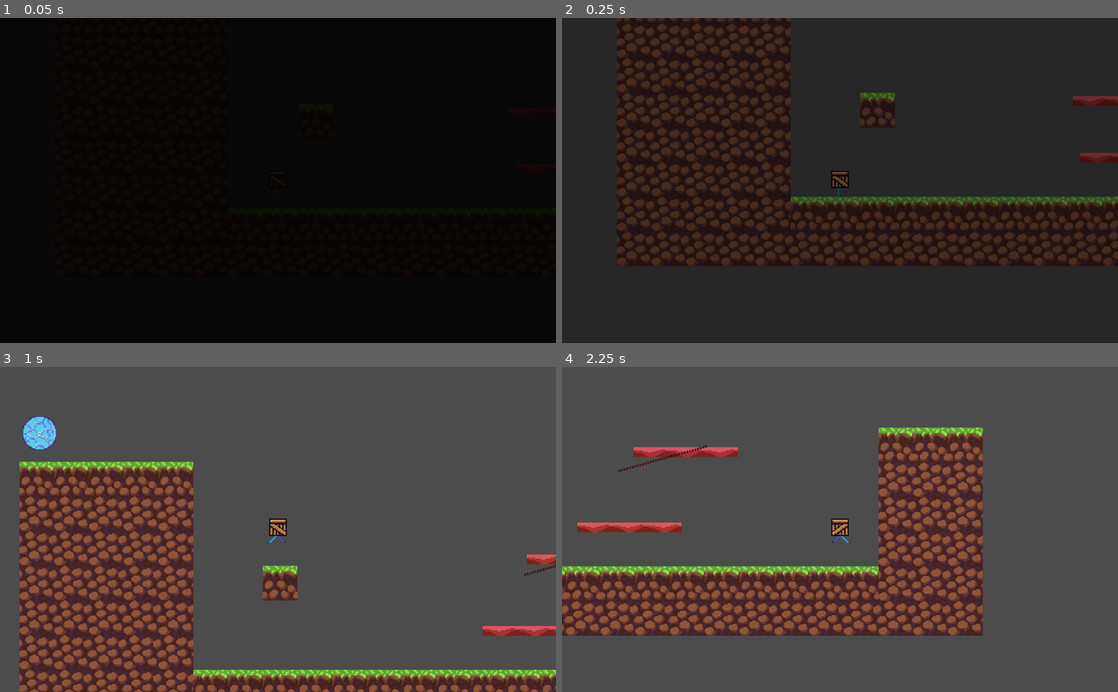
Above: before the commit, frames 1-4 (two rows, left to right).
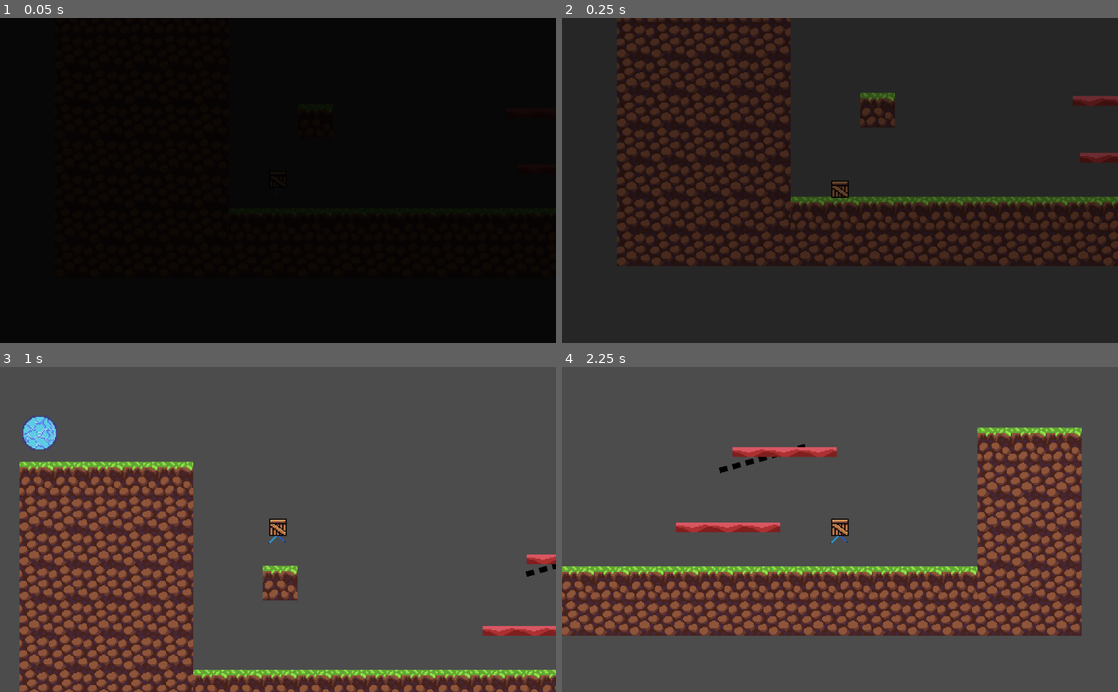
Above: after the commit, the same moments.

Repository: SuddenlyNothing/Escape
Game: Godot game, scene res://GameScenes/TestScene.tscn
Two runs of this game, one before a commit and one after it. Both use one fixed random seed, a clock stepped at 60 frames per second and the inputs below.
Inputs:
- Up to frame 1 (0.05 s): no input
- Up to frame 2 (0.25 s): no input
- Up to frame 3 (1 s): hold D (move_right) from 0.53 s (still down); hold Space (jump) from 0.53 s (still down)
- Up to frame 4 (2.25 s): release Space (jump) at 1.28 s; tap Space (jump) at 1.35, 1.52, 1.82 s; release D (move_right) at 2.03 s; hold A (move_left) from 2.03 s (still down); hold Space (jump) from 2.03 s (still down)

Frame 1 is identical in both runs. In frame 2, 0.2% of the frame differs, in the area x 48-52%, y 47-56%; in frame 3, less than 0.1%; in frame 4, 32%, in the area x 0-94%, y 18-83%.

Commit message:
Improve Player Movement

Diff:
--- a/PlatformerGodot/Characters/Player/Player.gd
+++ b/PlatformerGodot/Characters/Player/Player.gd
@@ -6,16 +6,17 @@
 onready var horizontal_raycast := $DirectionDependents/RayCast2D
 onready var coyote_timer := $CoyoteTimer
 
-export(int) var air_move_speed := 20.0
-export(int) var ground_move_speed := 50.0
-export(int) var max_x_move_speed := 500.0
+export(float) var air_move_speed := 20.0
+export(float) var ground_move_speed := 50.0
+export(float) var max_x_move_speed := 300.0
 
-export(int) var friction := 50.0
+export(float) var friction := 30.0
+export(float) var air_friction := 20.0
 
-export(int) var jump_force := 600.0
+export(float) var jump_force := 600.0
 
-export(int) var gravity := 25.0
-export(int) var max_fall_speed := 1000.0
+export(float) var gravity := 25.0
+export(float) var max_fall_speed := 1000.0
 
 var x_vel := 0.0
 var facing_right := true
@@ -38,11 +39,31 @@
 	else:
 		x_vel = 0
 
+func apply_air_friction():
+	if x_vel > air_friction:
+		x_vel -= air_friction
+	elif x_vel < -air_friction:
+		x_vel += air_friction
+	else:
+		x_vel = 0
+
 func jump():
 	y_vel = -jump_force
 
 func x_move_ground():
-	x_move_input(ground_move_speed)
+#	x_move_input(ground_move_speed)
+	var x_input_val = x_input()
+
+	if x_input_val == 0:
+		apply_friction()
+		return
+
+	if x_input_val < 0 and facing_right:
+		x_vel = 0
+	if x_input_val > 0 and !facing_right:
+		x_vel = 0
+
+	x_vel = clamp(x_vel+ground_move_speed*x_input_val, -max_x_move_speed, max_x_move_speed)
 
 func x_move_air():
 	x_move_input(air_move_speed)
@@ -50,13 +71,25 @@
 func x_move_input(speed):
 	if is_horizontal_colliding():
 		x_vel = 0
+
+	var x_input_val = x_input()
+	x_vel += speed*x_input_val
+
+	if x_input_val == 0:
+		if is_on_floor():
+			apply_friction()
+		else:
+			apply_air_friction()
+
+	x_vel = clamp(x_vel, -max_x_move_speed, max_x_move_speed)
+
+func x_input():
+	var x_input_val = 0
 	if Input.is_action_pressed("move_left"):
-		x_vel -= speed
+		x_input_val -= 1
 	if Input.is_action_pressed("move_right"):
-		x_vel += speed
-	if !(Input.is_action_pressed("move_left") or Input.is_action_pressed("move_right")):
-		apply_friction()
-	x_vel = clamp(x_vel, -max_x_move_speed, max_x_move_speed)
+		x_input_val += 1
+	return x_input_val
 
 func move(snap):
 	move_and_slide_with_snap(Vector2(x_vel, y_vel), snap, Vector2(0, -1))
--- a/PlatformerGodot/Characters/Player/Player.tscn
+++ b/PlatformerGodot/Characters/Player/Player.tscn
@@ -6,6 +6,11 @@
 
 [sub_resource type="RectangleShape2D" id=1]
 extents = Vector2( 8, 12 )
+
+[sub_resource type="AtlasTexture" id=12]
+flags = 1
+atlas = ExtResource( 2 )
+region = Rect2( 224, 0, 32, 32 )
 
 [sub_resource type="AtlasTexture" id=2]
 flags = 1
@@ -47,17 +52,27 @@
 atlas = ExtResource( 2 )
 region = Rect2( 0, 0, 32, 32 )
 
-[sub_resource type="AtlasTexture" id=10]
+[sub_resource type="AtlasTexture" id=13]
 flags = 1
 atlas = ExtResource( 2 )
-region = Rect2( 0, 0, 32, 32 )
+region = Rect2( 192, 0, 32, 32 )
+
+[sub_resource type="AtlasTexture" id=14]
+flags = 1
+atlas = ExtResource( 2 )
+region = Rect2( 224, 0, 32, 32 )
+
+[sub_resource type="AtlasTexture" id=15]
+flags = 1
+atlas = ExtResource( 2 )
+region = Rect2( 256, 0, 32, 32 )
 
 [sub_resource type="SpriteFrames" id=11]
 animations = [ {
-"frames": [ SubResource( 2 ) ],
-"loop": true,
+"frames": [ SubResource( 12 ), SubResource( 2 ) ],
+"loop": false,
 "name": "jump",
-"speed": 5.0
+"speed": 20.0
 }, {
 "frames": [ SubResource( 3 ) ],
 "loop": true,
@@ -69,10 +84,10 @@
 "name": "run",
 "speed": 10.0
 }, {
-"frames": [ SubResource( 10 ) ],
-"loop": true,
+"frames": [ SubResource( 13 ), SubResource( 14 ), SubResource( 15 ) ],
+"loop": false,
 "name": "idle",
-"speed": 5.0
+"speed": 10.0
 } ]
 
 [node name="Player" type="KinematicBody2D"]
@@ -93,7 +108,9 @@
 
 [node name="Sprite" type="AnimatedSprite" parent="DirectionDependents"]
 frames = SubResource( 11 )
-animation = "idle"
+animation = "jump"
+frame = 1
+playing = true
 
 [node name="RayCast2D" type="RayCast2D" parent="DirectionDependents"]
 enabled = true
--- a/PlatformerGodot/Characters/Player/PlayerStateMachine.gd
+++ b/PlatformerGodot/Characters/Player/PlayerStateMachine.gd
@@ -28,9 +28,7 @@
 func _get_transition(delta):
 	match state:
 		states.idle:
-			if Input.is_action_pressed("move_left"):
-				return states.run
-			if Input.is_action_pressed("move_right"):
+			if parent.x_input() != 0:
 				return states.run
 			if Input.is_action_pressed("jump"):
 				return states.jump
--- a/PlatformerGodot/GameScenes/TestScene.tscn
+++ b/PlatformerGodot/GameScenes/TestScene.tscn
@@ -11,9 +11,6 @@
 
 [node name="TileMap" parent="." instance=ExtResource( 1 )]
 tile_data = PoolIntArray( -393221, 1, 0, -393220, 1, 0, -393219, 1, 0, -393218, 1, 0, -393217, 1, 0, -327685, 0, 0, -32 …(1132 unchanged characters)…
-
-[node name="Player" parent="." instance=ExtResource( 2 )]
-position = Vector2( 45.6153, -58.9278 )
 
 [node name="Portal" parent="." instance=ExtResource( 3 )]
 position = Vector2( -141.628, -250.46 )
@@ -29,3 +26,6 @@
 [node name="MovingPlatform" parent="." instance=ExtResource( 6 )]
 position = Vector2( 304.118, -119.644 )
 points = PoolVector2Array( 0, 0, 81.372, -22.818 )
+
+[node name="Player" parent="." instance=ExtResource( 2 )]
+position = Vector2( 45.6153, -58.9278 )
--- a/PlatformerGodot/Objects/MovingPlatform.tscn
+++ b/PlatformerGodot/Objects/MovingPlatform.tscn
@@ -6,7 +6,6 @@
 
 [node name="MovingPlatform" type="Line2D"]
 points = PoolVector2Array( 0, 0, 107.094, -23.342 )
-width = 2.0
 default_color = Color( 1, 1, 1, 1 )
 texture = ExtResource( 3 )
 texture_mode = 1
@@ -14,7 +13,6 @@
 speed = 50
 
 [node name="Platform" parent="." instance=ExtResource( 1 )]
-show_behind_parent = true
 
 [node name="Tween" type="Tween" parent="."]
 repeat = true
Binary file changed: PlatformerGodot/Assets/Objects/PlatformLine.png
Binary file changed: PlatformerGodot/Assets/Player/PlayerSpritesheet.png
Not shown: 1 places in PlatformerGodot/Characters/Player/Player.tscn that only renumber resources
